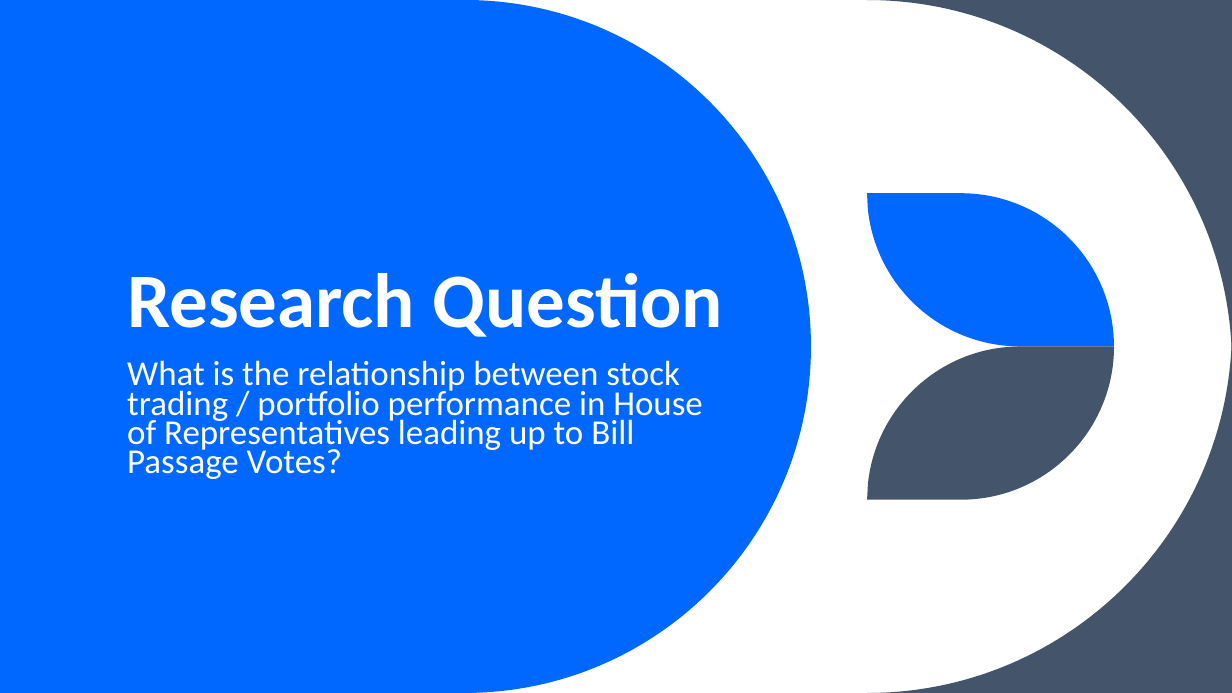
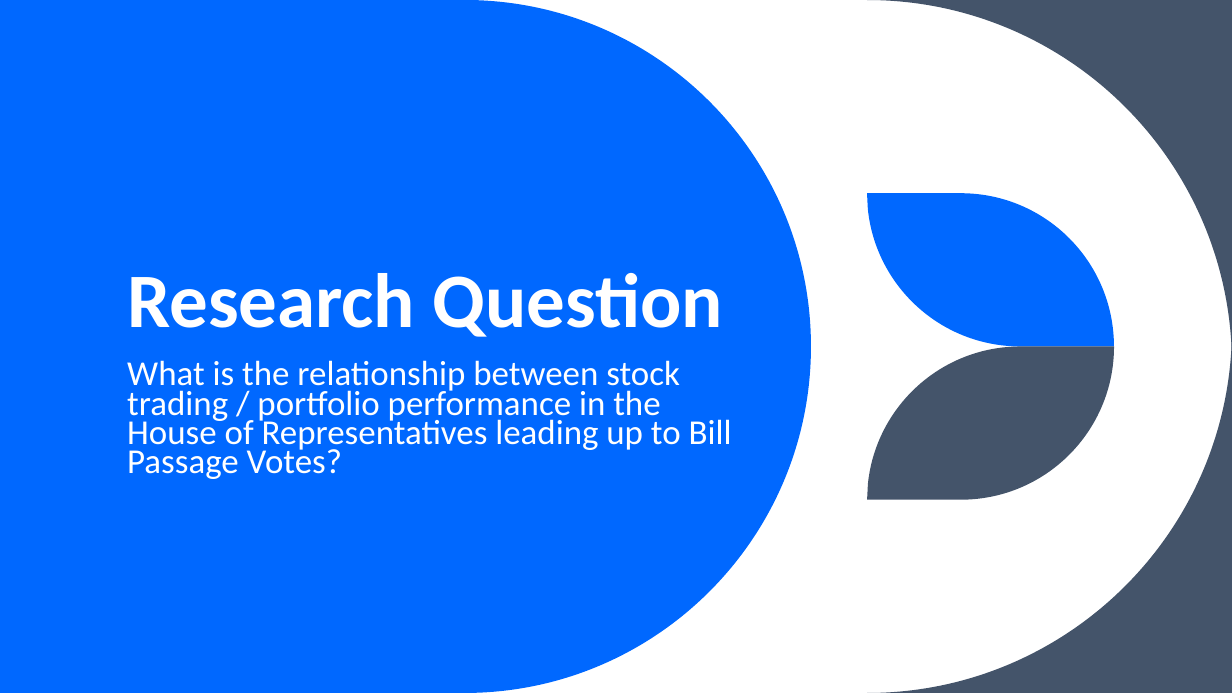
Before and after one commit to ccabes15/Congression_Trading, a slide deck: slide 5 of Presentation/Stock_Trading_Cabrey.pptx. Drawn at 1232x693 pixels with LibreOffice and Linux fonts; fonts in the diff are those of the drawing. Boxes give left, top, right and bottom in pixels: in the first picture for what was removed or moved away, otherwise in the second. Text is boxed around its words. In the diff, an @@ line names an element or a change of style, - is before the commit and + after.

Commit message:
updates

```diff
--- a/Presentation/Stock_Trading_Cabrey.pptx
+++ b/Presentation/Stock_Trading_Cabrey.pptx
@@ subtitle at (127, 360, 732, 479): text changed @@
-What is the relationship between stock trading / portfolio performance in House of Representatives leading up to Bill Passage Votes?
+What is the relationship between stock trading / portfolio performance in the House of Representatives leading up to Bill Passage Votes?
```
